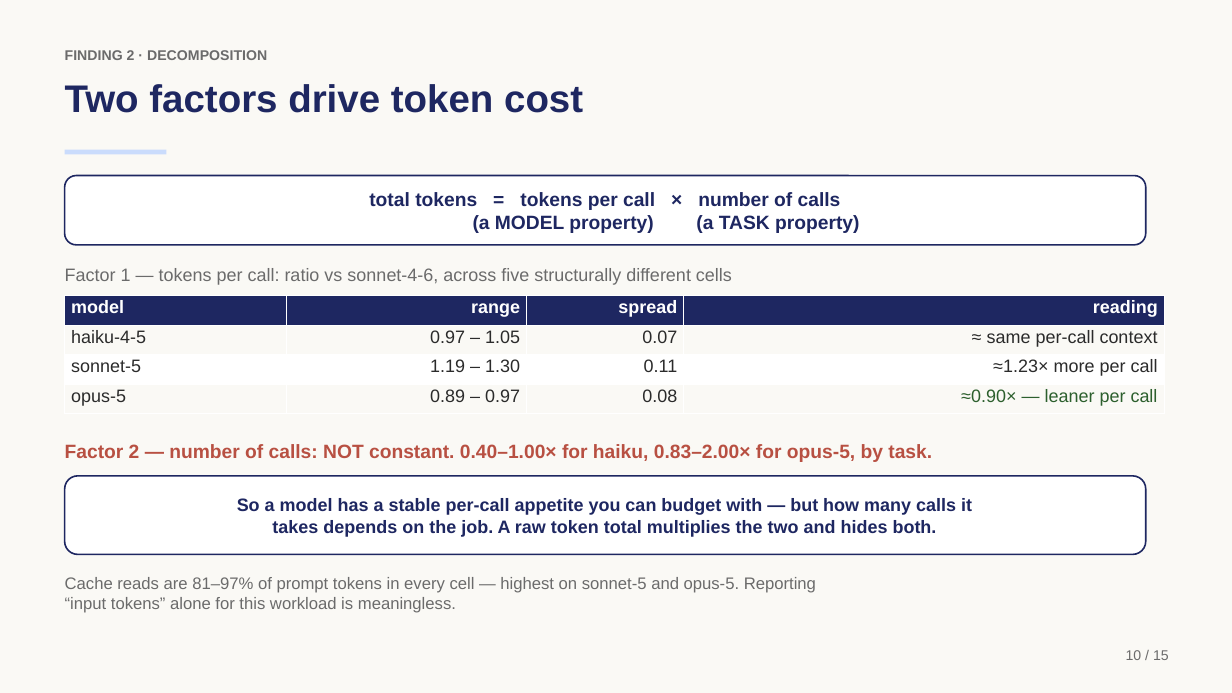
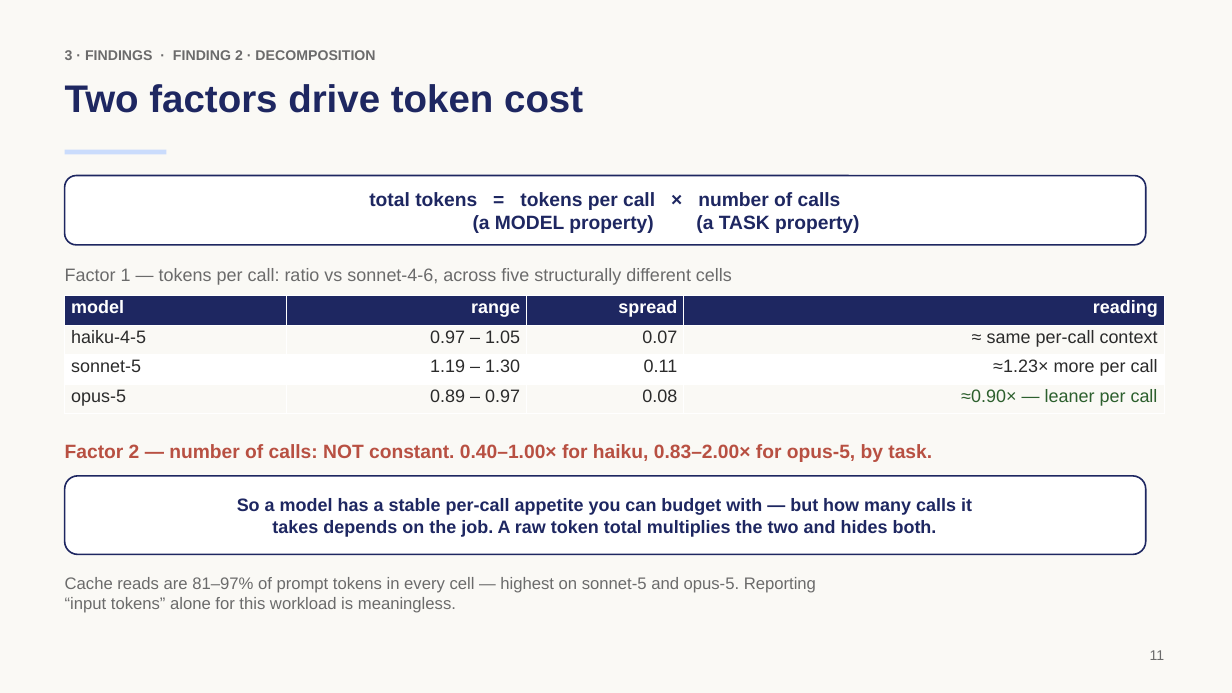
Before and after one commit to rossoctl/autobench-claudecode, a slide deck: slide 11 of results/autobench-claudecode-summary.pptx (slide 10 before the commit). Drawn at 1232x693 pixels with LibreOffice and Linux fonts; fonts in the diff are those of the drawing. Boxes give left, top, right and bottom in pixels: in the first picture for what was removed or moved away, otherwise in the second. Text is boxed around its words. In the diff, an @@ line names an element or a change of style, - is before the commit and + after.

```diff
--- a/results/autobench-claudecode-summary.pptx
+++ b/results/autobench-claudecode-summary.pptx
@@ text at (65, 50, 375, 60): text changed @@
-FINDING 2 · DECOMPOSITION
+3 · FINDINGS · FINDING 2 · DECOMPOSITION
@@ text at (1150, 650, 1165, 660): text changed @@
-10 / 15
+11
```
Also in this commit, not shown: 14 other slides changed, 1 slide added, 3 other files.
